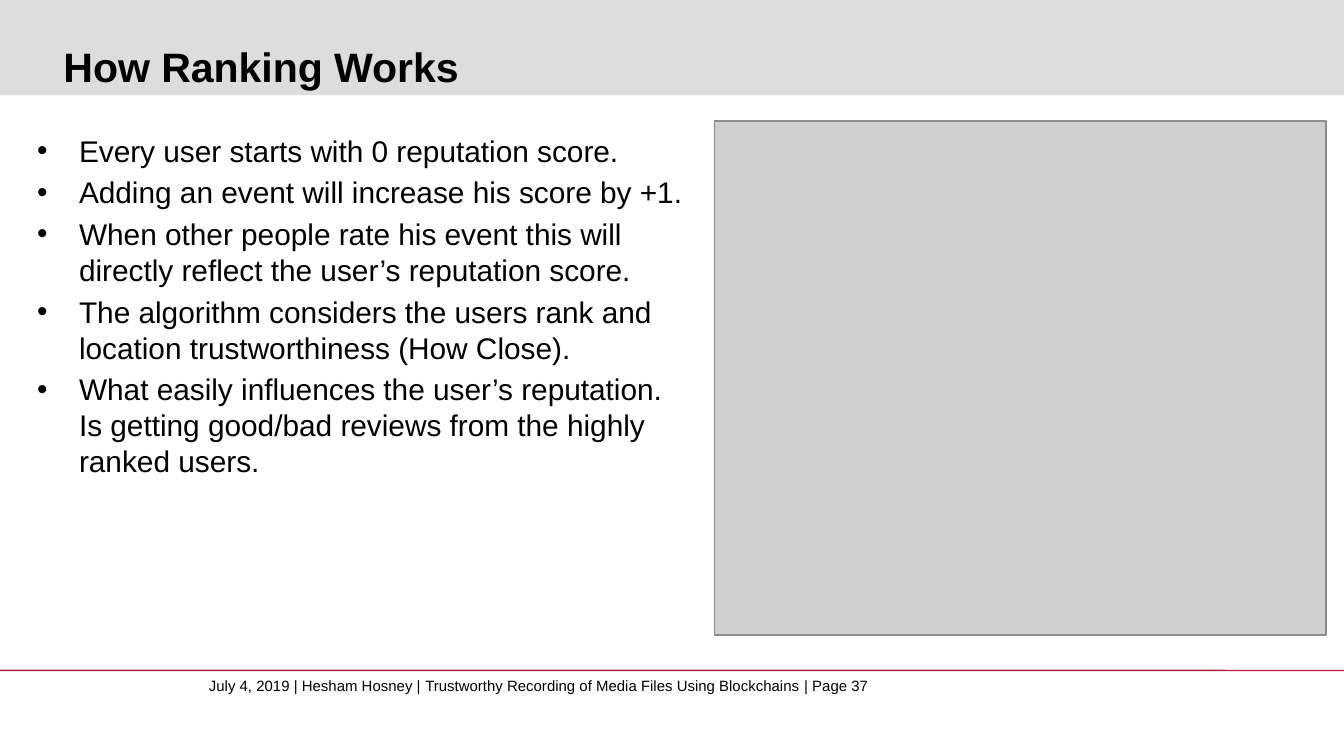
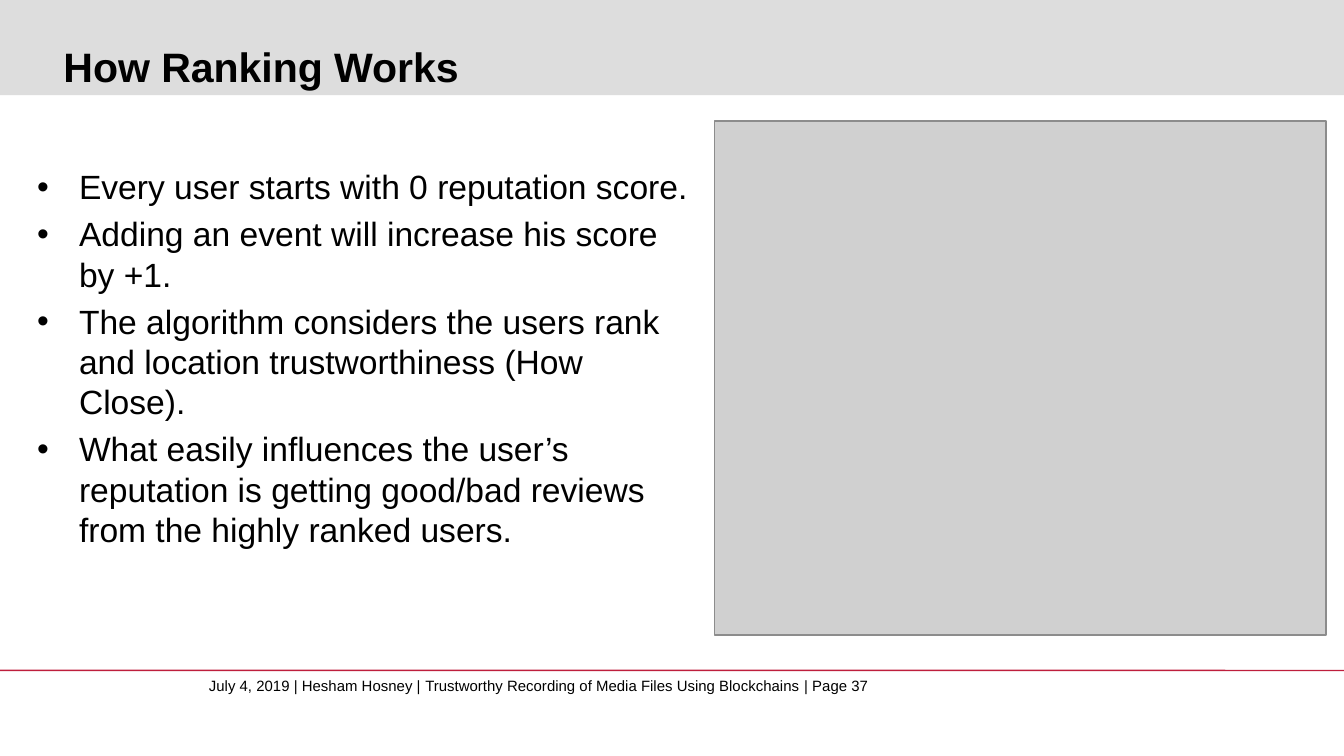
Before and after one commit to whosham/FakeNewsDetection, a slide deck: slide 37 of FakeNewsDetection.pptx. Drawn at 1344x756 pixels with LibreOffice and Linux fonts; fonts in the diff are those of the drawing; grey boxes stand for pictures; background and template pictures are left out. Boxes give left, top, right and bottom in pixels: in the first picture for what was removed or moved away, otherwise in the second. Text is boxed around its words. In the diff, an @@ line names an element or a change of style, - is before the commit and + after.

```diff
--- a/FakeNewsDetection.pptx
+++ b/FakeNewsDetection.pptx
@@ text "Every user starts with 0 ...": place and size @@
-text "Every user starts with 0 ..." at [79, 140, 682, 473]
+text "Every user starts with 0 ..." at [79, 174, 687, 548]
@@ text at [79, 174, 687, 421]: size 16 to 18 pt in "Every user starts with 0 reputation score.", "Adding an event will increase his score ...", "The algorithm considers the users rank and ..." @@
@@ text at [79, 223, 630, 287]: paragraph removed @@
-• When other people rate his event this will directly reflect the user’s reputation score.
@@ text at [79, 436, 645, 548]: text changed; size 16 to 18 pt @@
-• What easily influences the user’s reputation. Is getting good/bad reviews from the highly ranked users.
+• What easily influences the user’s reputation is getting good/bad reviews from the highly ranked users.
```
Also in this commit, not shown: 1 other slide changed, 20 other files.
